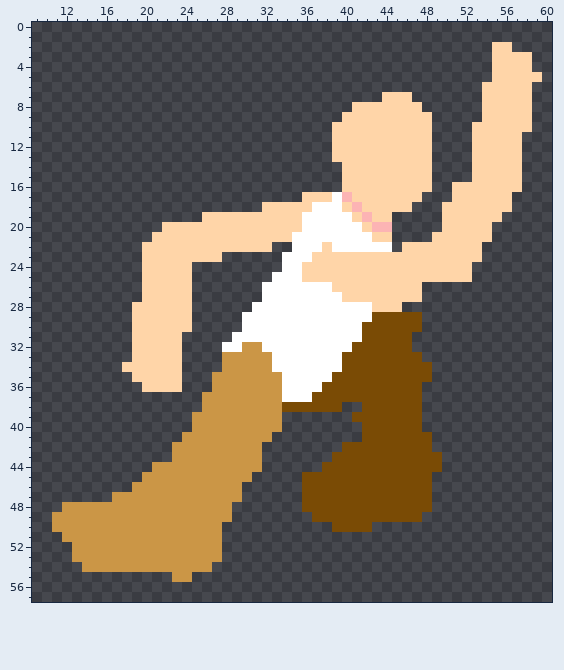
Pixel-art sprite: Assets/Sprites/Jump1/HumanJumpSprite6.png. This is how it looked before the edit.
The file is 128x128 pixels, drawn in blocks of 2x2; one block is one cell here. Shown: x 9..60, y 0..57.
Once edited:
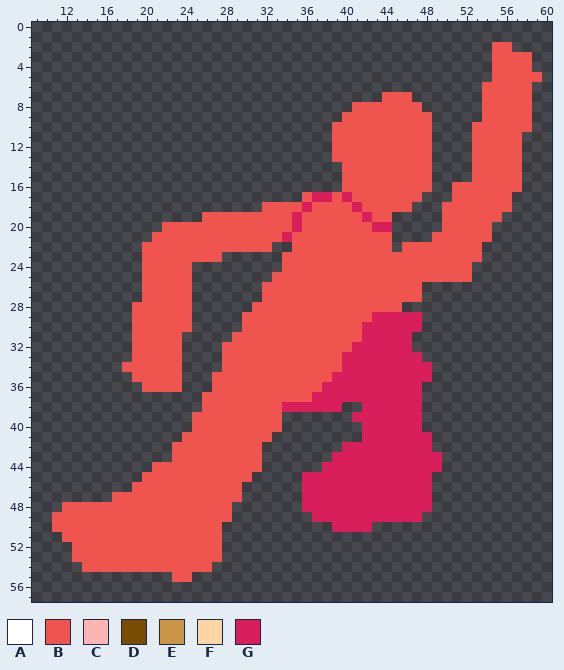
Palette (. is transparent): A #ffffff  B #f0544f  C #fcb4b4  D #7a4b05  E #cb9646  F #ffd5a8  G #d81e5b
Difference:
Changed rows in their new state; - is an unchanged pixel.
first column x 11:
 2 --------------------------------------------BB---
 3 --------------------------------------------BBBB-
 4 --------------------------------------------BBBB-
 5 --------------------------------------------BBBBB
 6 -------------------------------------------BBBBB-
 7 ---------------------------------BBB-------BBBBB-
 8 ------------------------------BBBBBBB------BBBBB-
 9 -----------------------------BBBBBBBBB-----BBBBB-
10 ----------------------------BBBBBBBBBB----BBBBBB-
11 ----------------------------BBBBBBBBBB----BBBBB--
12 ----------------------------BBBBBBBBBB----BBBBB--
13 ----------------------------BBBBBBBBBB----BBBBB--
14 -----------------------------BBBBBBBBB----BBBBB--
15 -----------------------------BBBBBBBBB----BBBBB--
16 -----------------------------BBBBBBBBB--BBBBBBB--
17 -------------------------BGGBGBBBBBBB---BBBBBB---
18 ---------------------BBBBGBBBBGBBBBB---BBBBBBB---
19 ---------------BBBBBBBBBGBBBBBBGBB-----BBBBBB----
20 -----------BBBBBBBBBBBBBGBBBBBBBGG-----BBBBB-----
21 ----------BBBBBBBBBBBBBGBBBBBBBBBB----BBBBBB-----
22 ---------BBBBBBBBBBBBB--BBBBBBBBBB-BBBBBBBB------
23 ---------BBBBBBBB------BBBBBBBBBBBBBBBBBBBB------
24 ---------BBBBB---------BBBBBBBBBBBBBBBBBBB-------
25 ---------BBBBB--------BBBBBBBBBBBBBBBBBBBB-------
26 ---------BBBBB-------BBBBBBBBBBBBBBBB------------
27 ---------BBBBB-------BBBBBBBBBBBBBBBB------------
28 --------BBBBBB------BBBBBBBBBBBBBBB--------------
29 --------BBBBBB-----BBBBBBBBBBBBBGGGGG------------
30 --------BBBBBB-----BBBBBBBBBBBBGGGGGG------------
31 --------BBBBB-----BBBBBBBBBBBBBGGGGG-------------
32 --------BBBBB----BBBBBBBBBBBBBGGGGGG-------------
33 --------BBBBB----BBBBBBBBBBBBGGGGGGGG------------
34 -------BBBBBB----BBBBBBBBBBBBGGGGGGGGG-----------
35 --------BBBBB---BBBBBBBBBBBBGGGGGGGGGG-----------
36 ---------BBBB---BBBBBBBBBBBGGGGGGGGGG------------
37 ---------------BBBBBBBBBBBGGGGGGGGGGG------------
38 ---------------BBBBBBBBGGGGGG--GGGGGG------------
39 --------------BBBBBBBBB-------GGGGGGG------------
40 --------------BBBBBBBBB--------GGGGGG------------
41 -------------BBBBBBBBB---------GGGGGGG-----------
42 ------------BBBBBBBBB--------GGGGGGGGG-----------
43 ------------BBBBBBBBB-------GGGGGGGGGGG----------
44 ----------BBBBBBBBBBB------GGGGGGGGGGGG----------
45 ---------BBBBBBBBBBB-----GGGGGGGGGGGGG-----------
46 --------BBBBBBBBBBB------GGGGGGGGGGGGG-----------
47 ------BBBBBBBBBBBBB------GGGGGGGGGGGGG-----------
48 -BBBBBBBBBBBBBBBBB-------GGGGGGGGGGGGG-----------
49 BBBBBBBBBBBBBBBBBB--------GGGGGGGGGGG------------
50 BBBBBBBBBBBBBBBBB-----------GGGG-----------------
51 -BBBBBBBBBBBBBBBB--------------------------------
52 --BBBBBBBBBBBBBBB--------------------------------
53 --BBBBBBBBBBBBBBB--------------------------------
54 ---BBBBBBBBBBBBB---------------------------------
55 ------------BB-----------------------------------
Changed places in both pictures, as pixel boxes (x1, y1, x2, y2):
changed: (52, 42, 542, 582)
